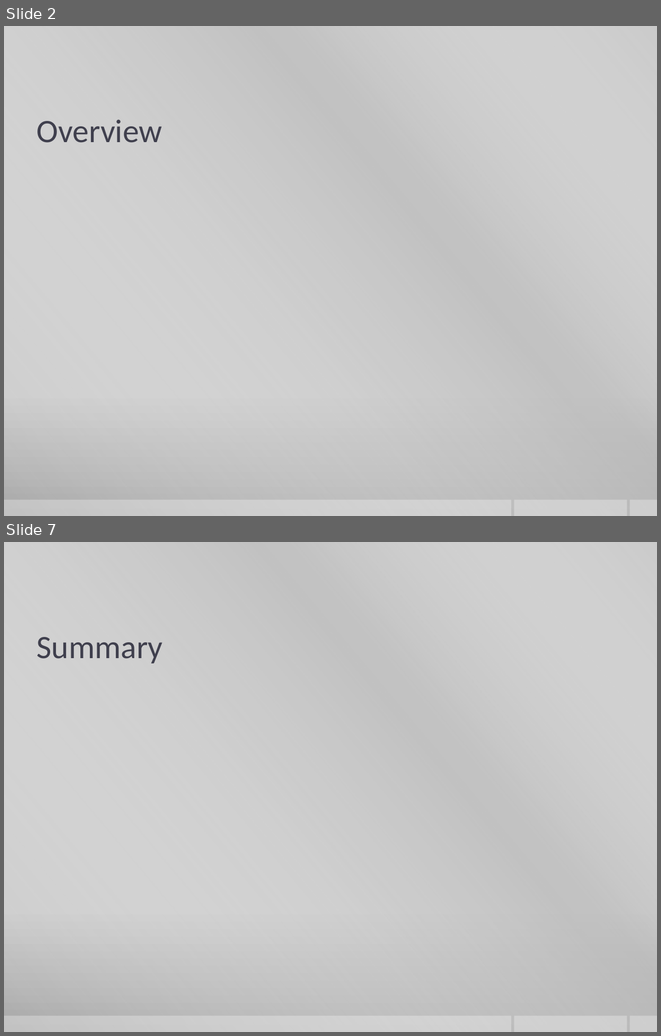
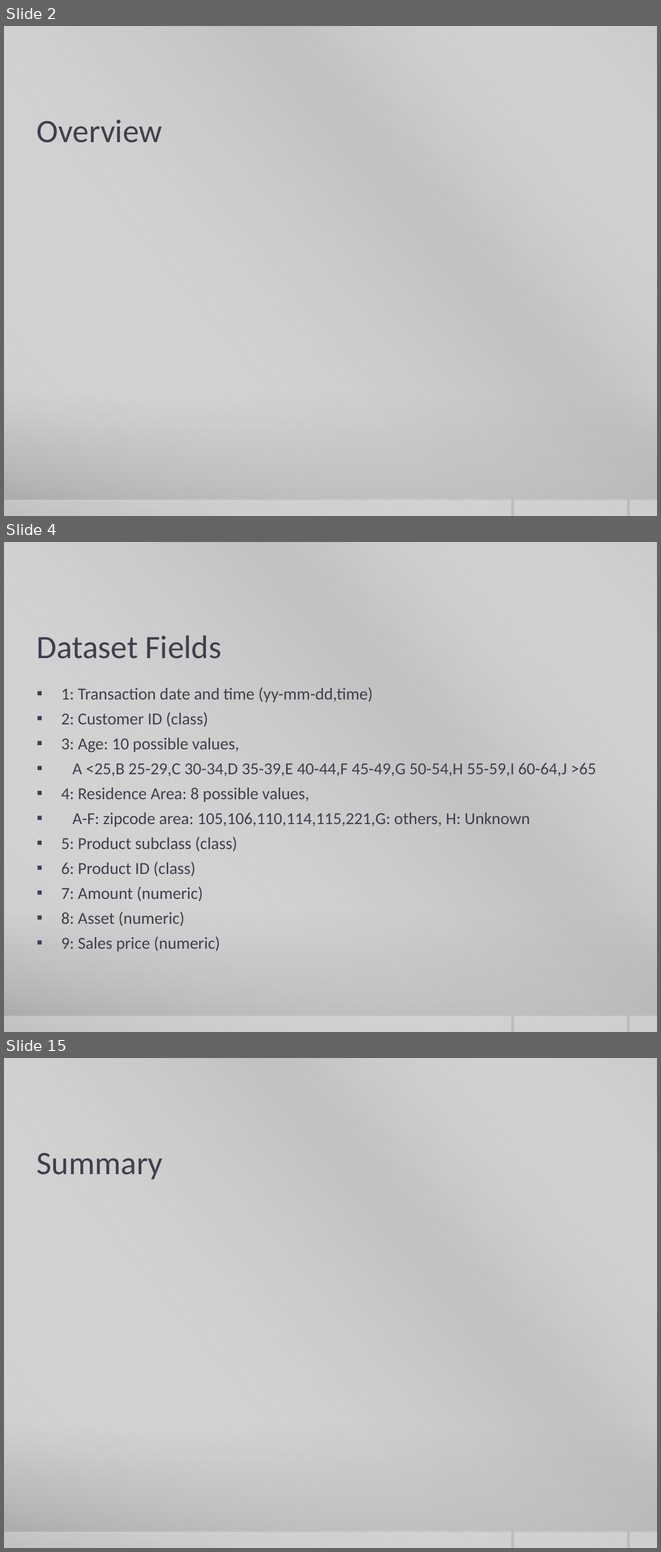
Before and after one commit to curtiskelsey/CS8370Group, a slide deck: Advertising Positioning.pptx. Shown one above the other, each under a label of ours: slides 2 and 7 before the commit, slides 2, 4 and 15 after it; the slides between them are not shown. The pictures are 661x1036 and 661x1552 pixels, drawn with LibreOffice and Linux fonts; fonts in the diff are those of the drawing; background and template pictures are left out. Boxes give left, top, right and bottom in pixels: in the first picture for what was removed or moved away, otherwise in the second. Text is boxed around its words. In the diff, an @@ line names an element or a change of style, - is before the commit and + after.

```diff
--- a/Advertising Positioning.pptx
+++ b/Advertising Positioning.pptx
@@ slide 4 added at (4, 542, 657, 1032), background gradient #CBCBCB to #C8C8C8 to #A7A7A7; not listed: 4 template elements that a slide beside it also shows @@
@@ title added at (37, 635, 222, 659), 36 pt, text #3F3F4D @@
+Dataset Fields
@@ text added at (61, 687, 596, 951), 18.5 pt, text #3F3F4D @@
+▪ 1: Transaction date and time (yy-mm-dd,time)
+▪ 2: Customer ID (class)
+▪ 3: Age: 10 possible values,
+▪ A <25,B 25-29,C 30-34,D 35-39,E 40-44,F 45-49,G 50-54,H 55-59,I 60-64,J >65
+▪ 4: Residence Area: 8 possible values,
+▪ A-F: zipcode area: 105,106,110,114,115,221,G: others, H: Unknown
+▪ 5: Product subclass (class)
+▪ 6: Product ID (class)
+▪ 7: Amount (numeric)
+▪ 8: Asset (numeric)
+▪ 9: Sales price (numeric)
@@ what was slide 7 is now slide 15 @@
```
Also in this commit, not shown: 4 slides changed, 7 other slides added, 16 other files.
